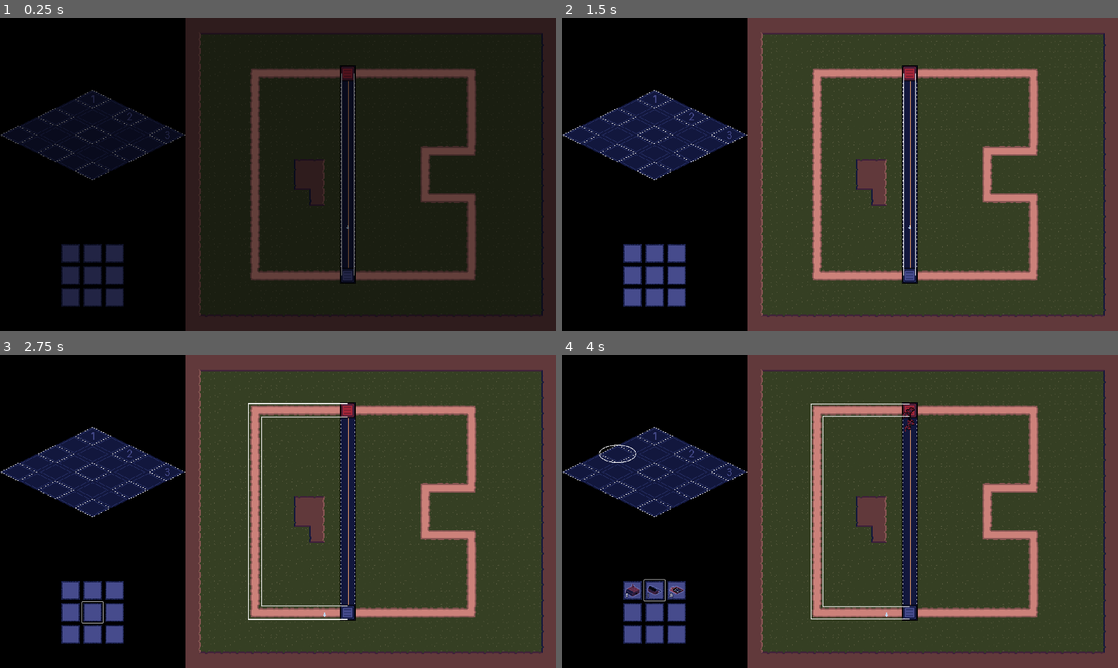
Above: before the commit, frames 1-4 (two rows, left to right).
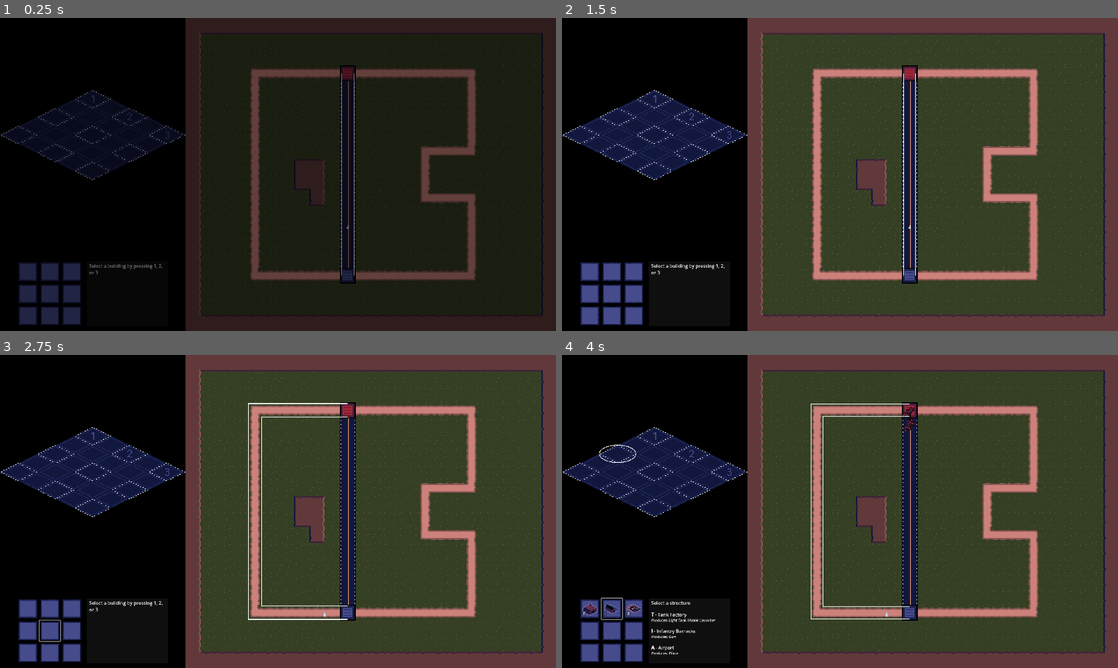
Above: after the commit, the same moments.

Repository: ClemiDouce/halloween-game-jam-2026
Game: Godot game, scene res://scenes/world.tscn
Two runs of this game, one before a commit and one after it. Both use one fixed random seed, a clock stepped at 60 frames per second and the inputs below.
Inputs (mouse positions are in pixels of both pictures, inside the frame that each line leads up to; where the layout moved, square brackets give the same spot in the first picture):
- Up to frame 1 (0.25 s): no input
- Up to frame 2 (1.5 s): tap Enter at 0.5 s; hold Up (ui_up) 0.53-1.25 s; tap D (destroy_building) at 0.6 s; click (589, 277) [634, 277] at 1.25 s
- Up to frame 3 (2.75 s): hold Down (ui_down) from 2.03 s (still down); tap Tab (next_path) at 2.1 s
- Up to frame 4 (4 s): release Down (ui_down) at 2.78 s; hold Up (ui_up) from 2.78 s (still down); tap 1 (select_slot_1) at 2.85 s; tap 2 (select_slot_2) at 3.6 s

The runs differ from the first frame. In frame 1, 2.9% of the frame differs, in the area x 3-30%, y 72-98%; in frame 2, 3.2%; in frame 3, 3.3%; in frame 4, 3.4%, in the area x 3-28%, y 71-99%.

Commit message:
Simple UI selection box

Diff:
--- a/data/units/missile_launcher.tres
+++ b/data/units/missile_launcher.tres
@@ -29,6 +29,7 @@
 })
 input_keyboard = SubResource("InputEventKey_xeb85")
 button_icon = ExtResource("1_36fec")
+ui_description = "Long attack range"
 unit_name = "Missile Launcher"
 health = 10
 damage = 30
--- a/scenes/base_view.tscn
+++ b/scenes/base_view.tscn
@@ -9,6 +9,7 @@
 [ext_resource type="Texture2D" uid="uid://dcwgfv7ow5lir" path="res://assets/art/2.png" id="7_ne0d2"]
 [ext_resource type="Texture2D" uid="uid://rgpohryt3kgk" path="res://assets/art/3.png" id="8_q4xv5"]
 [ext_resource type="PackedScene" uid="uid://cqmjrfjljj68n" path="res://scenes/ui/hotkey_button.tscn" id="10_grwde"]
+[ext_resource type="Script" uid="uid://dpgwxjpngqqiy" path="res://scripts/ui/selection_info_box.gd" id="10_ne0d2"]
 [ext_resource type="Texture2D" uid="uid://b85hrdxkuub0a" path="res://assets/art/tiles/base/laser.png" id="10_nygv8"]
 [ext_resource type="Texture2D" uid="uid://bjnrdffw74akt" path="res://assets/art/tiles/base/building_tile.png" id="11_5836b"]
 [ext_resource type="Texture2D" uid="uid://d4ith88fkqxfp" path="res://assets/art/tiles/base/empty_base.png" id="12_nygv8"]
@@ -49,7 +50,7 @@
 y_axis_label_textures = Array[Texture2D]([ExtResource("6_nygv8"), ExtResource("7_ne0d2"), ExtResource("8_q4xv5")])
 base_tilemap = NodePath("TileMapLayer")
 base_center_tile = Vector2i(8, 4)
-button_holder = NodePath("Control/GridContainer")
+button_holder = NodePath("Control/HBoxContainer/GridContainer")
 button_template = ExtResource("10_grwde")
 
 [node name="Control" type="PanelContainer" parent="." unique_id=2087092193]
@@ -61,13 +62,53 @@
 grow_vertical = 2
 theme_override_styles/panel = SubResource("StyleBoxFlat_qjxaj")
 
-[node name="GridContainer" type="GridContainer" parent="Control" unique_id=2126558715]
+[node name="HBoxContainer" type="HBoxContainer" parent="Control" unique_id=798596215]
+layout_mode = 2
+size_flags_vertical = 8
+offset_transform_enabled = true
+offset_transform_position = Vector2(0, -16)
+theme_override_constants/separation = 16
+alignment = 1
+
+[node name="GridContainer" type="GridContainer" parent="Control/HBoxContainer" unique_id=2126558715]
 layout_mode = 2
 size_flags_horizontal = 4
 size_flags_vertical = 8
 offset_transform_enabled = true
-offset_transform_position = Vector2(0, -80)
 columns = 3
+
+[node name="PanelContainer" type="PanelContainer" parent="Control/HBoxContainer" unique_id=2059059429 node_paths=PackedStringArray("label", "visualizer")]
+custom_minimum_size = Vector2(280, 224)
+propagate_maximum_size = false
+layout_mode = 2
+size_flags_horizontal = 4
+size_flags_vertical = 8
+script = ExtResource("10_ne0d2")
+label = NodePath("MarginContainer/Label")
+visualizer = NodePath("../../..")
+no_selection_text = "Select a building by pressing 1, 2, or 3"
+build_building_text = "Select a structure"
+build_unit_text = "Queue a unit"
+
+[node name="MarginContainer" type="MarginContainer" parent="Control/HBoxContainer/PanelContainer" unique_id=588454701]
+layout_mode = 2
+theme_override_constants/margin_left = 8
+theme_override_constants/margin_top = 4
+theme_override_constants/margin_right = 8
+theme_override_constants/margin_bottom = 4
+
+[node name="Label" type="RichTextLabel" parent="Control/HBoxContainer/PanelContainer/MarginContainer" unique_id=1466668437]
+layout_mode = 2
+theme_override_font_sizes/normal_font_size = 12
+theme_override_font_sizes/bold_font_size = 12
+theme_override_font_sizes/bold_italics_font_size = 12
+theme_override_font_sizes/italics_font_size = 12
+theme_override_font_sizes/mono_font_size = 12
+bbcode_enabled = true
+text = "--"
+fit_content = true
+scroll_active = false
+shortcut_keys_enabled = false
 
 [node name="Line2D" type="Line2D" parent="." unique_id=505038245]
 z_index = -3
--- a/scripts/base_building/base_visualizer.gd
+++ b/scripts/base_building/base_visualizer.gd
@@ -1,6 +1,8 @@
 @tool
 class_name BaseVisualizer
 extends Node
+
+signal building_selected(building: Building)
 
 const BUILDING_TILE_WIDTH = 64
 const BUILDING_TILE_HEIGHT = 16
@@ -88,6 +90,7 @@
 	print("Selected %s" % [grid_pos])
 	_cursor.position = _get_building_slot_pos(grid_pos.x, grid_pos.y)
 	_cursor.show()
+	building_selected.emit(_slot._building)
 
 	_update_hotkey_buttons(_slot)
 
@@ -102,6 +105,7 @@
 
 	if player.get_selected() == slot:
 		_update_hotkey_buttons(slot)
+		building_selected.emit(slot._building)
 
 
 func _get_building_slot_pos(grid_x: float, grid_y: float) -> Vector2:
--- /dev/null
+++ b/scripts/ui/selection_info_box.gd
@@ -0,0 +1,50 @@
+extends PanelContainer
+
+@export var label: RichTextLabel
+@export var visualizer: BaseVisualizer
+
+@export_category("Text")
+@export_multiline var no_selection_text: String
+@export_multiline var build_building_text: String
+@export_multiline var build_unit_text: String
+
+func _ready() -> void:
+	_show_no_selection_hint()
+	visualizer.building_selected.connect(func(building: Building):
+		if building == null:
+			_show_buildings_hint()
+		else:
+			_show_units_hint(building)
+	)
+
+func _show_no_selection_hint() -> void:
+	label.text = "[font_size=16]%s[/font_size]" % [no_selection_text]
+
+func _show_buildings_hint() -> void:
+	label.text = "[font_size=16]%s[/font_size]" % [build_building_text]
+
+	for building in visualizer.player.controlling_base.get_building_types():
+		var unit_names: Array[String] = []
+		for unit in building.units:
+			unit_names.append(unit.unit_name)
+
+		label.text += "\n\n[font_size=16][b]%s[/b] - %s[/font_size]\n[i]Produces: %s[/i]" % [
+			building.input_keyboard.as_text_keycode(),
+			building.building_name,
+			" ".join(unit_names)
+		]
+
+func _show_units_hint(building: Building) -> void:
+	label.text = "[font_size=16]%s[/font_size]" % [build_unit_text]
+
+	for unit in building.units:
+		label.text += "\n\n[font_size=16][b]%s[/b] - %s[/font_size]\n%s" % [
+			unit.input_keyboard.as_text_keycode(),
+			unit.unit_name,
+			"%s %s" % [
+				CombatData.BodyType.find_key(unit.body_type),
+				CombatData.DamageType.find_key(unit.damage_type)
+			]
+		]
+		if unit.ui_description != "":
+			label.text += "\n[i]%s[/i]" % [unit.ui_description]
--- a/scripts/units/unit_ressource.gd
+++ b/scripts/units/unit_ressource.gd
@@ -12,3 +12,4 @@
 
 # UI
 @export var button_icon: Texture2D
+@export var ui_description: String
Not shown, added: scripts/ui/selection_info_box.gd.uid
